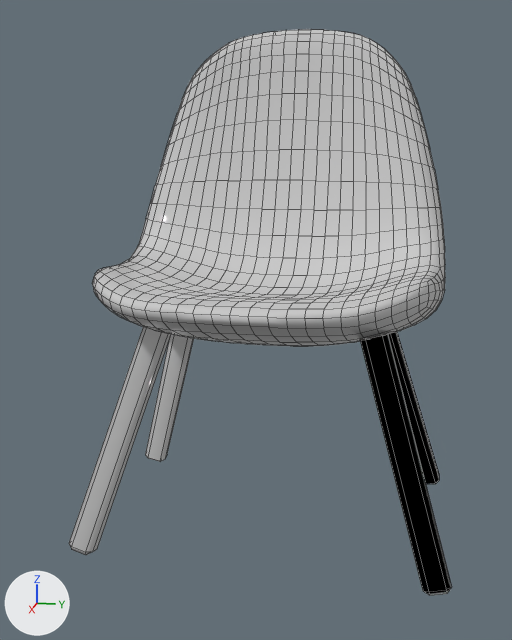
Two versions of the FBX model Assets/Meshes/kuchnia_11_krzeslo.fbx, one commit apart.
Rendered twice from a camera (50 mm lens) standing at (1.057, 0.186, 0.603) and looking at (0.018, -0.021, 0.343). Arrows for +X, +Y and +Z are at lower left; the lights stay in place. Mesh edges are drawn as thin lines. Where no turn or scale is listed for an object, it has been applied to the vertices.
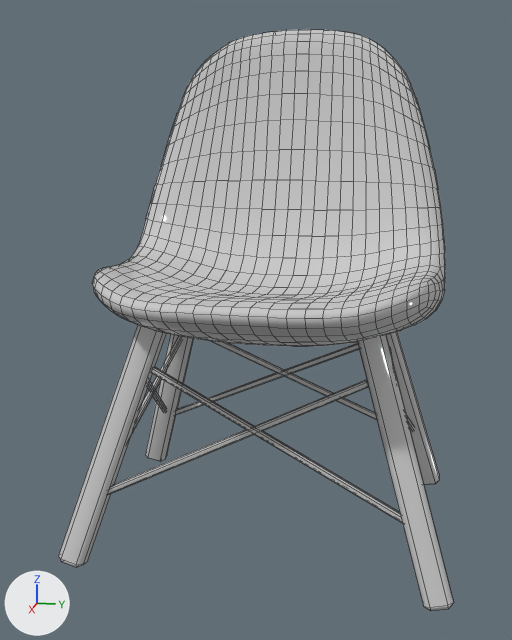
Where the change shows, as pixel boxes (x1, y1, x2, y2) in the pictures (512 x 640 px; the box of a moved part takes in the faces that stretch with it):
'Mesh', reshaped
    before: (69, 29, 452, 595)
    after: (58, 29, 454, 611)
part 1 of me_mesh, added
    after: (175, 343, 359, 415)
part 2 of me_mesh, added
    after: (208, 340, 377, 420)
part 3 of me_mesh, added
    after: (109, 380, 368, 494)
part 4 of me_mesh, added
    after: (151, 367, 402, 523)
part 5 of me_mesh, added
    after: (148, 381, 167, 413)
part 6 of me_mesh, added
    after: (130, 336, 183, 438)
part 7 of me_mesh, added
    after: (406, 414, 414, 432)
part 8 of me_mesh, moved or reshaped
    before: (69, 327, 171, 555)
    after: (58, 325, 166, 568)
part 9 of me_mesh, moved or reshaped
    before: (360, 332, 452, 595)
    after: (357, 332, 454, 611)

What the commit changed:
Material '4' (mat_4) is new.
Its base color is (0.6, 0.6, 0.6) (light grey #cbcbcb).
Its roughness is 0.0.
me_mesh is used by ob_mesh; location (0.0, 0.0, 0.0).
Verts and faces of me_mesh; kept vertices keep their numbers, new ones are numbered from 1410.
Before the commit, vertices of me_mesh: 1338 (0.153, -0.252, 0.0), 1339 (0.144, -0.25, 0.005), 1340 (0.152, -0.242, 0.005) at pixel (97, 548), 1341 (0.054, -0.145, 0.342), 1342 (0.059, -0.143, 0.35).
Before the commit, vertices of me_mesh: 1343 (0.061, -0.138, 0.342), 1344 (0.076, -0.143, 0.355), 1345 (0.085, -0.145, 0.35), 1346 (0.079, -0.138, 0.347), 1347 (0.169, -0.242, 0.01) at pixel (92, 552).
Before the commit, vertices of me_mesh: 1348 (0.175, -0.25, 0.013) at pixel (85, 552), 1349 (0.17, -0.252, 0.005) at pixel (85, 555), 1350 (0.152, -0.275, 0.005), 1351 (0.149, -0.281, 0.014), 1352 (0.143, -0.273, 0.01).
Before the commit, vertices of me_mesh: 1353 (0.059, -0.176, 0.351), 1354 (0.058, -0.166, 0.356), 1355 (0.053, -0.168, 0.347), 1356 (0.076, -0.176, 0.355), 1357 (0.084, -0.168, 0.356).
Before the commit, vertices of me_mesh: 1358 (0.075, -0.166, 0.36), 1359 (0.167, -0.281, 0.018) at pixel (68, 543), 1360 (0.169, -0.275, 0.01) at pixel (71, 549), 1361 (0.174, -0.273, 0.019) at pixel (71, 546).
me_mesh had 1410 vertices, 1416 faces and spanned x -0.28..0.28, y -0.281..0.281, z 0.0..0.8.
me_mesh now has 1538 vertices, 1480 faces and spans x -0.28..0.28, y -0.281..0.281, z 0.0..0.8.
me_mesh part 1: a new loose piece of 16 vertices spanning x -0.158..-0.102, y -0.218..0.156, z 0.107..0.291, in mat_4 (light grey #cbcbcb).
me_mesh part 2: a new loose piece of 16 vertices spanning x -0.158..-0.102, y -0.156..0.218, z 0.107..0.291, in mat_4 (light grey #cbcbcb).
me_mesh part 3: a new loose piece of 16 vertices spanning x 0.115..0.171, y -0.218..0.156, z 0.107..0.291, in mat_4 (light grey #cbcbcb).
me_mesh part 4: a new loose piece of 16 vertices spanning x 0.115..0.171, y -0.156..0.218, z 0.107..0.291, in mat_4 (light grey #cbcbcb).
me_mesh part 5: a new loose piece of 16 vertices spanning x -0.154..0.122, y -0.232..-0.17, z 0.107..0.291, in mat_4 (light grey #cbcbcb).
me_mesh part 6: a new loose piece of 16 vertices spanning x -0.108..0.168, y -0.232..-0.17, z 0.107..0.291, in mat_4 (light grey #cbcbcb).
me_mesh part 7: a new loose piece of 16 vertices spanning x -0.154..0.122, y 0.172..0.234, z 0.107..0.291, in mat_4 (light grey #cbcbcb).
Part 8, on me_mesh:
Vertices 1338 to 1361 move by (0.034, 0.0, 0.0).
Part 9, on me_mesh:
52 faces are deleted.
24 vertices in x 0.053..0.175, y 0.138..0.281, z 0.0..0.36 move by (0.034, 0.0, 0.0).
52 new faces join them, mat_3 (light grey #cbcbcb).
me_mesh now uses material mat_4 (light grey #cbcbcb).
